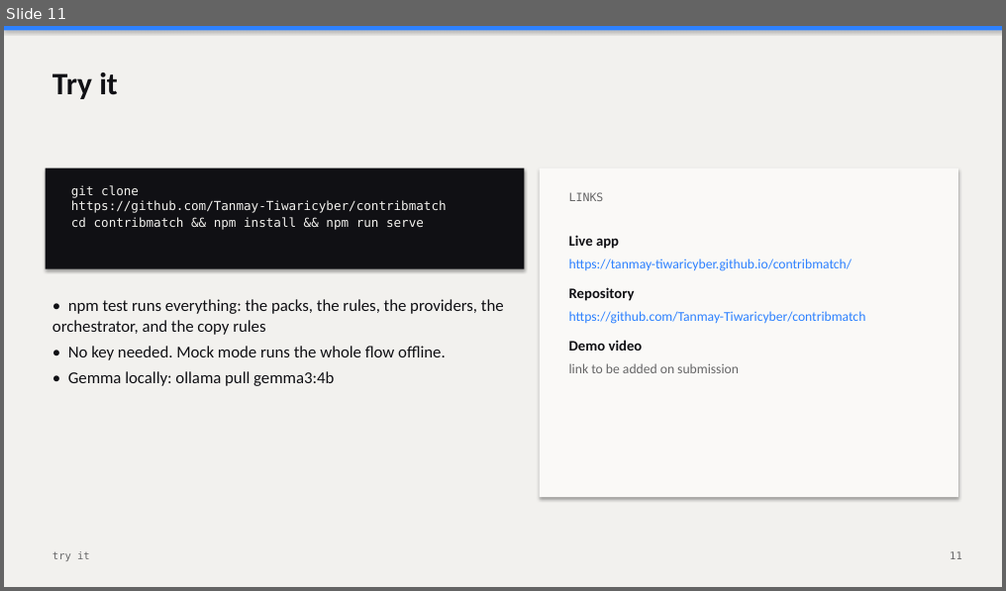
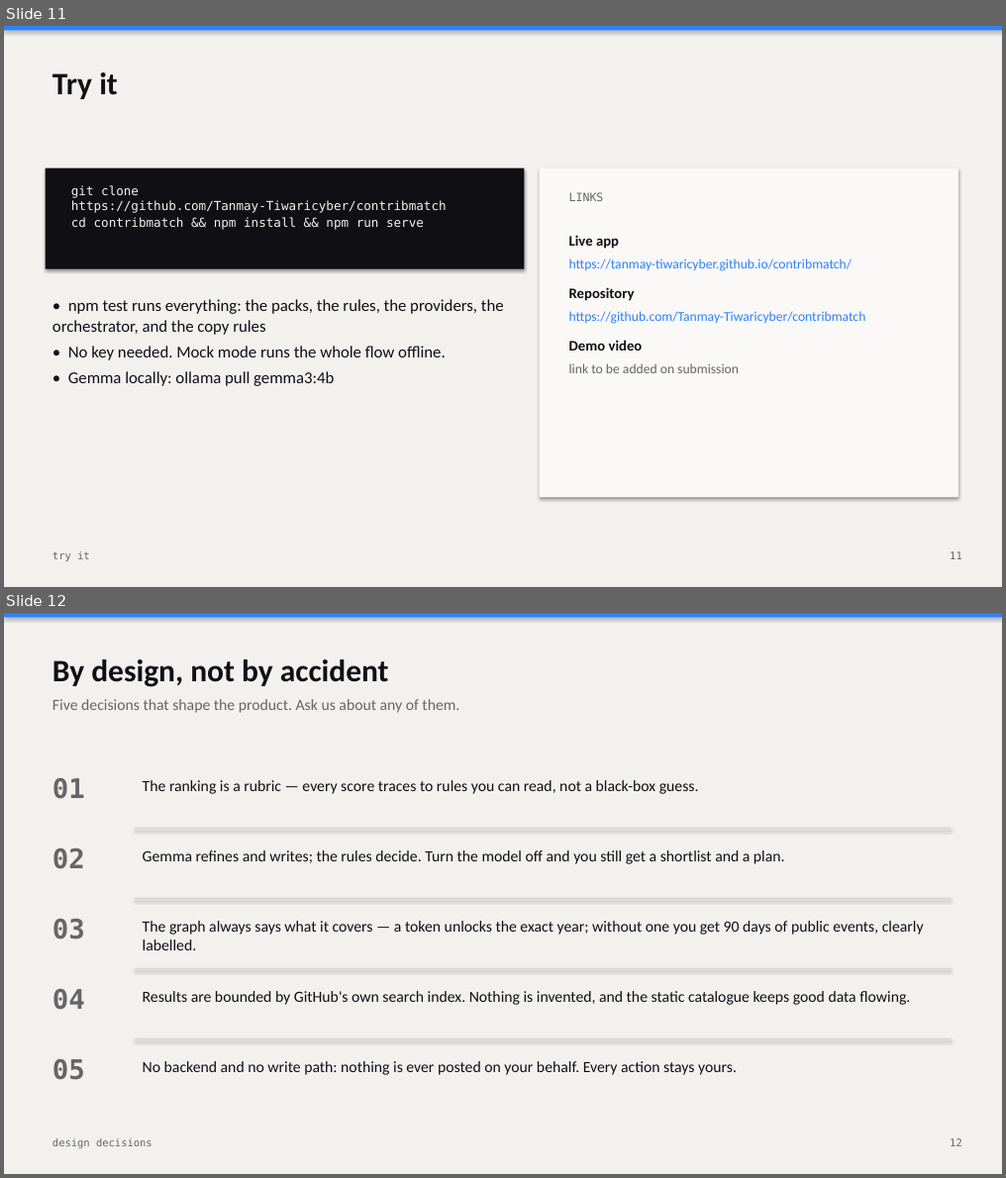
Before and after one commit to Tanmay-Tiwaricyber/contribmatch, a slide deck: docs/ContribMatch-Pitch-Deck.pptx. Shown one above the other, each under a label of ours: slide 11 before the commit, slides 11 and 12 after it. The pictures are 1006x591 and 1006x1178 pixels, drawn with LibreOffice and Linux fonts; fonts in the diff are those of the drawing. Boxes give left, top, right and bottom in pixels: in the first picture for what was removed or moved away, otherwise in the second. Text is boxed around its words. In the diff, an @@ line names an element or a change of style, - is before the commit and + after.

Commit message:
Deck slide 12: frame the five facts as deliberate design decisions, not limitations

```diff
--- a/docs/ContribMatch-Pitch-Deck.pptx
+++ b/docs/ContribMatch-Pitch-Deck.pptx
@@ slide 12 added at bbox=[4, 613, 1002, 1174], background #F2F1EE @@
@@ rectangle added at bbox=[4, 613, 1002, 618], fill #2D81FF @@
@@ text added at bbox=[53, 660, 389, 687], 30 pt, text #101014, bold @@
+By design, not by accident
@@ text added at bbox=[53, 699, 459, 713], 15 pt, text #666667 @@
+Five decisions that shape the product. Ask us about any of them.
@@ text added at bbox=[53, 778, 85, 799], 26 pt, text #666667, bold @@
+01
@@ text added at bbox=[143, 780, 699, 794], 15 pt, text #101014 @@
+The ranking is a rubric — every score traces to rules you can read, not a black-box guess.
@@ text added at bbox=[53, 849, 85, 869], 26 pt, text #666667, bold @@
+02
@@ rectangle added at bbox=[135, 828, 951, 829], fill #D8D6D2 @@
@@ text added at bbox=[143, 851, 785, 864], 15 pt, text #101014 @@
+Gemma refines and writes; the rules decide. Turn the model off and you still get a shortlist and a plan.
@@ rectangle added at bbox=[135, 898, 951, 899], fill #D8D6D2 @@
@@ text added at bbox=[53, 919, 85, 940], 26 pt, text #666667, bold @@
+03
@@ text added at bbox=[143, 921, 924, 951], 15 pt, text #101014 @@
+The graph always says what it covers — a token unlocks the exact year; without one you get 90 days of public events, clearly labelled.
@@ rectangle added at bbox=[135, 968, 951, 969], fill #D8D6D2 @@
@@ text added at bbox=[53, 989, 85, 1010], 26 pt, text #666667, bold @@
+04
@@ text added at bbox=[143, 991, 910, 1005], 15 pt, text #101014 @@
+Results are bounded by GitHub's own search index. Nothing is invented, and the static catalogue keeps good data flowing.
@@ rectangle added at bbox=[135, 1039, 951, 1040], fill #D8D6D2 @@
@@ text added at bbox=[53, 1059, 85, 1080], 26 pt, text #666667, bold @@
+05
@@ text added at bbox=[143, 1061, 737, 1075], 15 pt, text #101014 @@
+No backend and no write path: nothing is ever posted on your behalf. Every action stays yours.
@@ text added at bbox=[53, 1139, 152, 1149], 10 pt, text #666667 @@
+design decisions
@@ text added at bbox=[949, 1139, 962, 1147], 10 pt, text #666667 @@
+12
```
Also in this commit, not shown: 1 slide removed, 2 other files.
